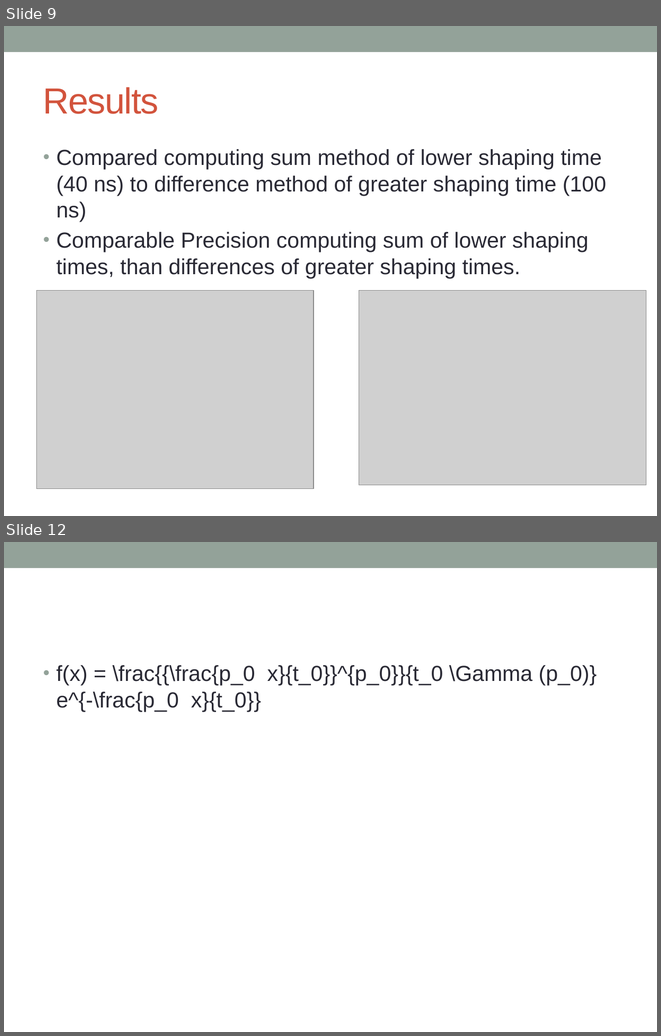
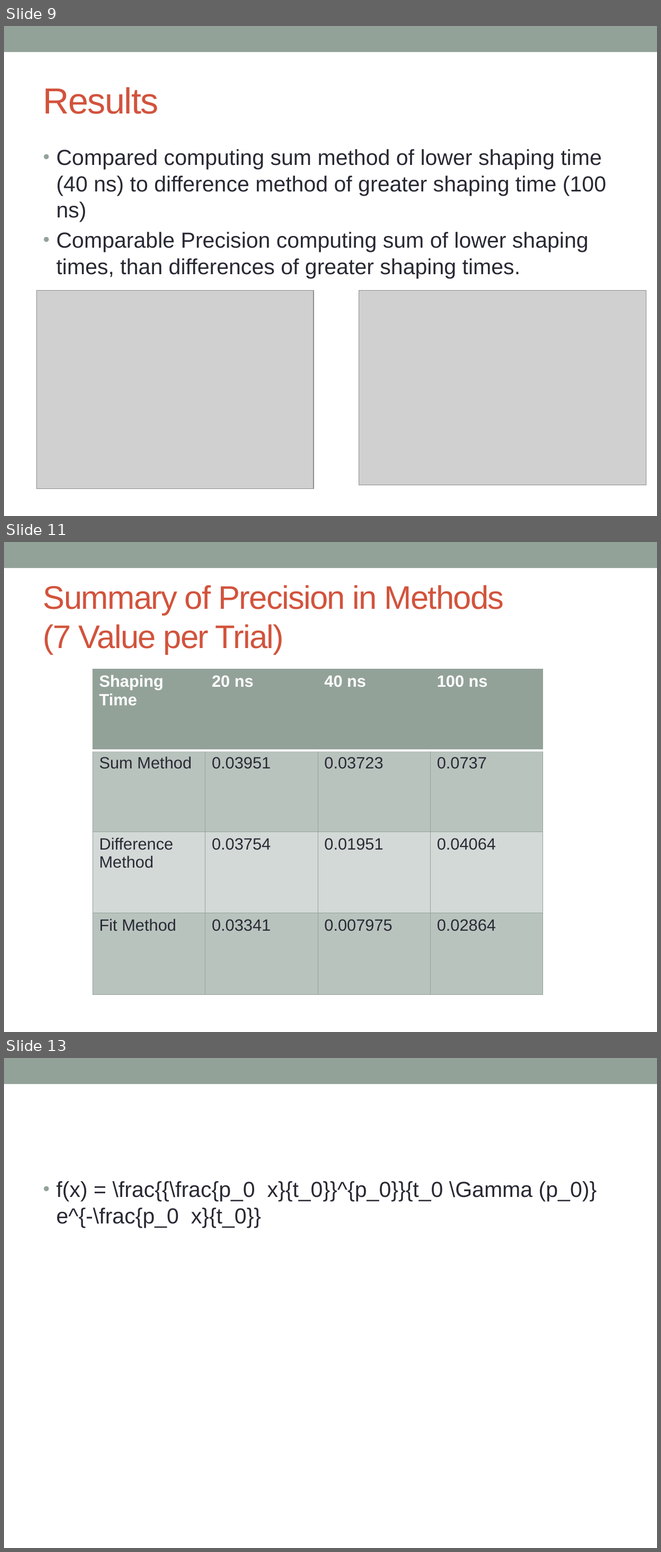
Before and after one commit to sethhirsh/Mu2e, a slide deck: Presentation2.pptx. Shown one above the other, each under a label of ours: slides 9 and 12 before the commit, slides 9, 11 and 13 after it; the slides between them are not shown. The pictures are 661x1036 and 661x1552 pixels, drawn with LibreOffice and Linux fonts; fonts in the diff are those of the drawing; grey boxes stand for pictures. Boxes give left, top, right and bottom in pixels: in the first picture for what was removed or moved away, otherwise in the second. Text is boxed around its words. In the diff, an @@ line names an element or a change of style, - is before the commit and + after.

```diff
--- a/Presentation2.pptx
+++ b/Presentation2.pptx
@@ slide 11 added at (4, 542, 657, 1032), background #FFFFFF; not listed: 1 template element that a slide beside it also shows @@
@@ title added at (43, 585, 504, 654), 36 pt, text #D2533C @@
+Summary of Precision in Methods
+(7 Value per Trial)
@@ table added at (93, 669, 542, 994), 4 rows, 4 columns @@
+Shaping Time | 20 ns | 40 ns | 100 ns
+Sum Method | 0.03951 | 0.03723 | 0.0737
+Difference Method | 0.03754 | 0.01951 | 0.04064
+Fit Method | 0.03341 | 0.007975 | 0.02864
@@ what was slide 12 is now slide 13 @@
```
Also in this commit, not shown: 8 slides changed, 21 other files.
